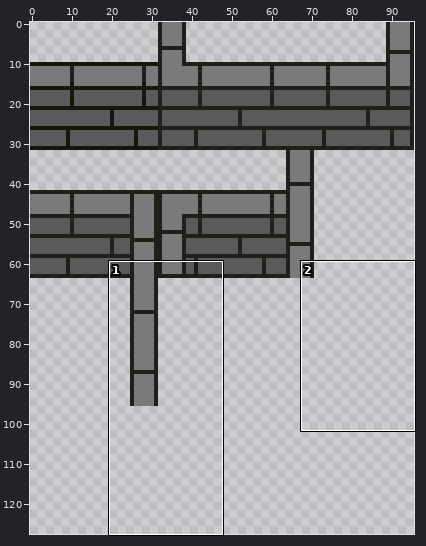
Edited in one commit: sprite sheet (project/Scenery/Walls.png). Above, an overview of the earlier version with the close-up marked.
Close-up. The starting point:
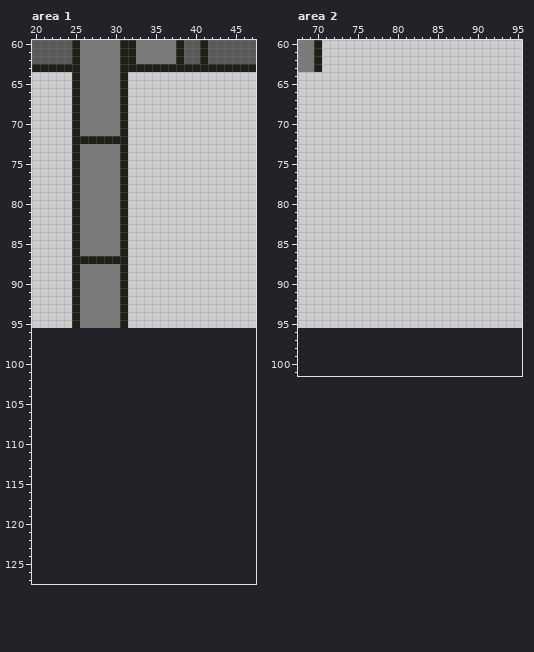
The file is 96x96 pixels. Shown: area 1: x 20..47, y 60..127; area 2: x 68..95, y 60..101. The old version is drawn lined up with the new one, on the new canvas.
Once edited:
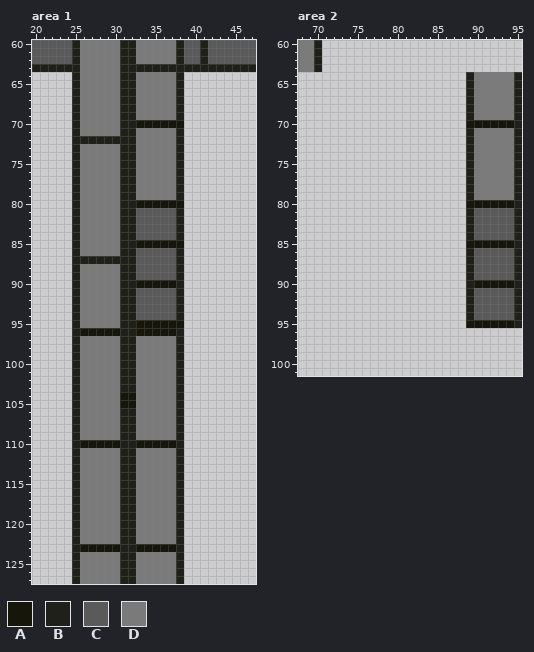
Palette (. is transparent): A #16160b  B #1f2019  C #5a5a5a  D #7a7a7a
Change:
canvas 96x96 -> 96x128
--- area 1
@@ x 23..40 @@
  63 BBBDDDDDBBBBBBBBBB
- 64 ..BDDDDDB.........
- 65 ..BDDDDDB.........
- 66 ..BDDDDDB.........
- 67 ..BDDDDDB.........
- 68 ..BDDDDDB.........
- 69 ..BDDDDDB.........
- 70 ..BDDDDDB.........
- 71 ..BDDDDDB.........
- 72 ..BBBBBBB.........
- 73 ..BDDDDDB.........
- 74 ..BDDDDDB.........
- 75 ..BDDDDDB.........
- 76 ..BDDDDDB.........
- 77 ..BDDDDDB.........
- 78 ..BDDDDDB.........
- 79 ..BDDDDDB.........
- 80 ..BDDDDDB.........
- 81 ..BDDDDDB.........
- 82 ..BDDDDDB.........
- 83 ..BDDDDDB.........
- 84 ..BDDDDDB.........
- 85 ..BDDDDDB.........
- 86 ..BDDDDDB.........
- 87 ..BBBBBBB.........
- 88 ..BDDDDDB.........
- 89 ..BDDDDDB.........
- 90 ..BDDDDDB.........
- 91 ..BDDDDDB.........
- 92 ..BDDDDDB.........
- 93 ..BDDDDDB.........
- 94 ..BDDDDDB.........
- 95 ..BDDDDDB.........
- 96 ..................
- 97 ..................
- 98 ..................
- 99 ..................
-100 ..................
-101 ..................
-102 ..................
-103 ..................
-104 ..................
-105 ..................
-106 ..................
-107 ..................
-108 ..................
-109 ..................
-110 ..................
-111 ..................
-112 ..................
-113 ..................
-114 ..................
-115 ..................
-116 ..................
-117 ..................
-118 ..................
-119 ..................
-120 ..................
-121 ..................
-122 ..................
-123 ..................
-124 ..................
-125 ..................
-126 ..................
-127 ..................
+ 64 ..BDDDDDBBDDDDDB..
+ 65 ..BDDDDDBBDDDDDB..
+ 66 ..BDDDDDBBDDDDDB..
+ 67 ..BDDDDDBBDDDDDB..
+ 68 ..BDDDDDBBDDDDDB..
+ 69 ..BDDDDDBBDDDDDB..
+ 70 ..BDDDDDBBAAAAAA..
+ 71 ..BDDDDDBBDDDDDB..
+ 72 ..BBBBBBBBDDDDDB..
+ 73 ..BDDDDDBBDDDDDB..
+ 74 ..BDDDDDBBDDDDDB..
+ 75 ..BDDDDDBBDDDDDB..
+ 76 ..BDDDDDBBDDDDDB..
+ 77 ..BDDDDDBBDDDDDB..
+ 78 ..BDDDDDBBDDDDDB..
+ 79 ..BDDDDDBBDDDDDB..
+ 80 ..BDDDDDBBAAAAAA..
+ 81 ..BDDDDDBBCCCCCB..
+ 82 ..BDDDDDBBCCCCCB..
+ 83 ..BDDDDDBBCCCCCB..
+ 84 ..BDDDDDBBCCCCCB..
+ 85 ..BDDDDDBBAAAAAA..
+ 86 ..BDDDDDBBCCCCCB..
+ 87 ..BBBBBBBBCCCCCB..
+ 88 ..BDDDDDBBCCCCCB..
+ 89 ..BDDDDDBBCCCCCB..
+ 90 ..BDDDDDBBAAAAAB..
+ 91 ..BDDDDDBBCCCCCB..
+ 92 ..BDDDDDBBCCCCCB..
+ 93 ..BDDDDDBBCCCCCB..
+ 94 ..BDDDDDBBCCCCCB..
+ 95 ..BDDDDDBBAAAAAA..
+ 96 ..BAAAAABBAAAAAB..
+ 97 ..BDDDDDBBDDDDDB..
+ 98 ..BDDDDDBBDDDDDB..
+ 99 ..BDDDDDBBDDDDDB..
+100 ..BDDDDDBBDDDDDB..
+101 ..BDDDDDBBDDDDDB..
+102 ..BDDDDDBBDDDDDB..
+103 ..BDDDDDBBDDDDDB..
+104 ..BDDDDDAADDDDDB..
+105 ..BDDDDDAADDDDDB..
+106 ..BDDDDDBBDDDDDB..
+107 ..BDDDDDBBDDDDDB..
+108 ..BDDDDDBBDDDDDB..
+109 ..BDDDDDBBDDDDDB..
+110 ..BAAAAABBAAAAAB..
+111 ..BDDDDDBBDDDDDB..
+112 ..BDDDDDBBDDDDDB..
+113 ..BDDDDDBBDDDDDB..
+114 ..BDDDDDBBDDDDDB..
+115 ..BDDDDDBBDDDDDB..
+116 ..BDDDDDBBDDDDDB..
+117 ..BDDDDDBBDDDDDB..
+118 ..BDDDDDBBDDDDDB..
+119 ..BDDDDDBBDDDDDB..
+120 ..BDDDDDBBDDDDDB..
+121 ..BDDDDDBBDDDDDB..
+122 ..BDDDDDBBDDDDDB..
+123 ..BAAAAABBAAAAAB..
+124 ..BDDDDDBBDDDDDB..
+125 ..BDDDDDBBDDDDDB..
+126 ..BDDDDDBBDDDDDB..
+127 ..BDDDDDBBDDDDDB..
--- area 2
@@ x 87..95 @@
  63 .........
- 64 .........
- 65 .........
- 66 .........
- 67 .........
- 68 .........
- 69 .........
- 70 .........
- 71 .........
- 72 .........
- 73 .........
- 74 .........
- 75 .........
- 76 .........
- 77 .........
- 78 .........
- 79 .........
- 80 .........
- 81 .........
- 82 .........
- 83 .........
- 84 .........
- 85 .........
- 86 .........
- 87 .........
- 88 .........
- 89 .........
- 90 .........
- 91 .........
- 92 .........
- 93 .........
- 94 .........
- 95 .........
+ 64 ..BDDDDDB
+ 65 ..BDDDDDB
+ 66 ..BDDDDDB
+ 67 ..BDDDDDB
+ 68 ..BDDDDDB
+ 69 ..BDDDDDB
+ 70 ..AAAAAAB
+ 71 ..BDDDDDB
+ 72 ..BDDDDDB
+ 73 ..BDDDDDB
+ 74 ..BDDDDDB
+ 75 ..BDDDDDB
+ 76 ..BDDDDDB
+ 77 ..BDDDDDB
+ 78 ..BDDDDDB
+ 79 ..BDDDDDB
+ 80 ..AAAAAAB
+ 81 ..BCCCCCB
+ 82 ..BCCCCCB
+ 83 ..BCCCCCB
+ 84 ..BCCCCCB
+ 85 ..AAAAAAB
+ 86 ..BCCCCCB
+ 87 ..BCCCCCB
+ 88 ..BCCCCCB
+ 89 ..BCCCCCB
+ 90 ..BAAAAAB
+ 91 ..BCCCCCB
+ 92 ..BCCCCCB
+ 93 ..BCCCCCB
+ 94 ..BCCCCCB
+ 95 ..AAAAAAB
  96 .........
Boxes around the changes in both close-ups, in picture pixels (x1, y1, x2, y2):
added: (72, 72, 184, 584)
added: (466, 72, 522, 328)
